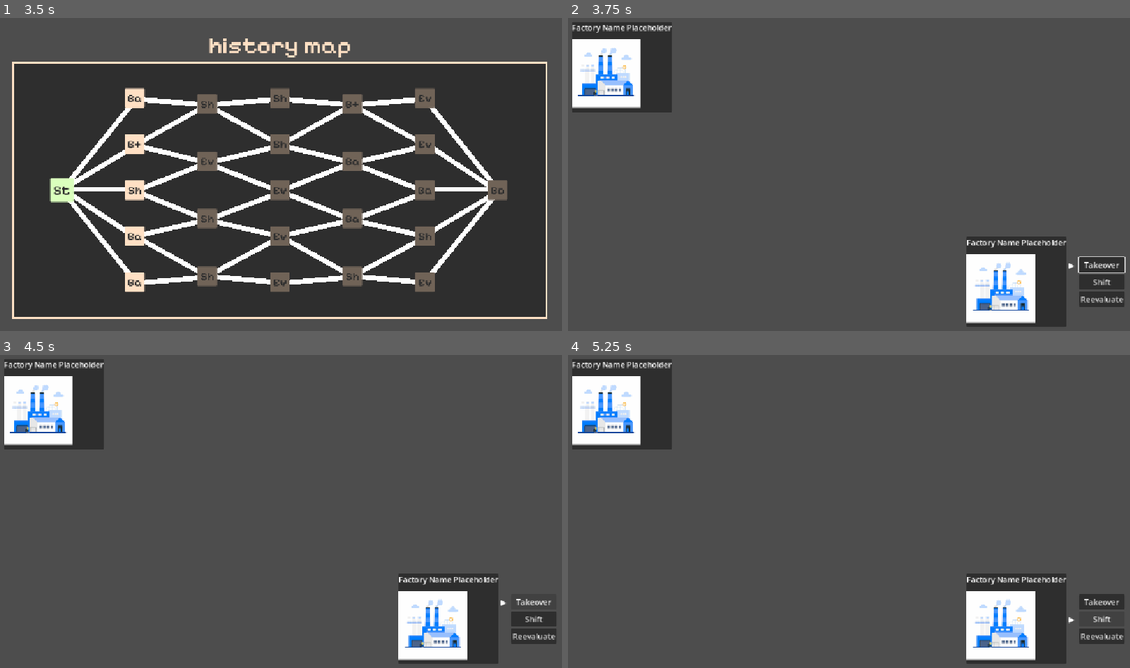
Above: before the commit, frames 1-4 (two rows, left to right).
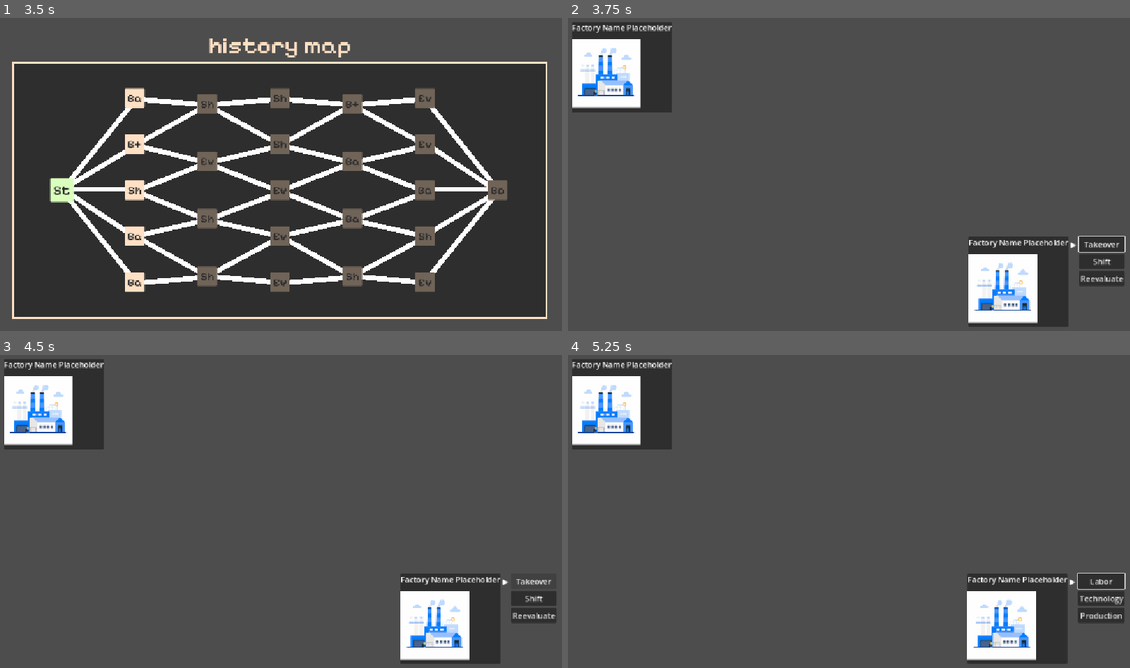
Above: after the commit, the same moments.

Repository: Joao1905/business-shift
Game: Godot game, scene res://systems/main/scenes/main.tscn
The game is run twice, just before and just after one commit, with the same random seed, the same clock (stepped at 60 frames per second) and the same inputs.
Inputs (mouse positions are in pixels of both pictures, inside the frame that each line leads up to):
- Up to frame 1 (3.5 s): click "New Game" at 0.5 s; click (281, 171) at 1.27 s; type "Alex" at 1.35 s; click "New Game" at 2 s; tap Enter at 2.75 s; move the mouse to (61, 190) at 2.77 s; click (61, 190) at 2.92 s
- Up to frame 2 (3.75 s): tap Space at 3.5 s; move the mouse to (702, 99) at 3.52 s; click (702, 99) at 3.67 s
- Up to frame 3 (4.5 s): click "Takeover" at 4.25 s
- Up to frame 4 (5.25 s): click "Shift" at 5 s

Frame 1 is identical in both runs. In frame 2, 2.2% of the frame differs, in the area x 70-100%, y 69-99%; in frame 3, 1.8%; in frame 4, 1.9%.

Commit message:
Makes menu recursive

Diff:
--- a/project.godot
+++ b/project.godot
@@ -33,6 +33,8 @@
 "res://systems/main/scripts/": "blue",
 "res://systems/map/assets/": "red",
 "res://systems/map/scripts/": "blue",
+"res://systems/title/assets/": "red",
+"res://systems/title/scripts/": "blue",
 "res://systems/ui/assets/": "red",
 "res://systems/ui/scripts/": "blue"
 }
--- a/systems/battle/scenes/battle.tscn
+++ b/systems/battle/scenes/battle.tscn
@@ -2,8 +2,8 @@
 
 [ext_resource type="Script" uid="uid://pmue2nibling" path="res://systems/battle/scripts/BattleController.gd" id="1_bi4tf"]
 [ext_resource type="PackedScene" uid="uid://b1xbbh8h3lie2" path="res://systems/battle/scenes/battle_renderer.tscn" id="1_jvcc5"]
-[ext_resource type="Script" uid="uid://effiiycc1nkb" path="res://systems/battle/scripts/PlayerBattleMenu.gd" id="3_t4afn"]
-[ext_resource type="PackedScene" uid="uid://cvlpfufuq1ovv" path="res://systems/battle/scenes/battle_menu_option.tscn" id="4_ge78g"]
+[ext_resource type="PackedScene" uid="uid://cp817ru7a0ay3" path="res://systems/ui/scenes/ui_menu.tscn" id="3_ge78g"]
+[ext_resource type="PackedScene" uid="uid://cvlpfufuq1ovv" path="res://systems/ui/scenes/ui_menu_option.tscn" id="4_ge78g"]
 
 [node name="Battle" type="Control" unique_id=151884238]
 layout_mode = 3
@@ -49,10 +49,8 @@
 [node name="PlayerRenderer" parent="Player Margin/Player Block" unique_id=1615866662 instance=ExtResource("1_jvcc5")]
 layout_mode = 2
 
-[node name="PlayerBattleMenu" type="VBoxContainer" parent="Player Margin/Player Block" unique_id=886400652]
+[node name="PlayerBattleMenu" parent="Player Margin/Player Block" unique_id=1051973593 instance=ExtResource("3_ge78g")]
 layout_mode = 2
-alignment = 1
-script = ExtResource("3_t4afn")
 
 [node name="TakeoverOption" parent="Player Margin/Player Block/PlayerBattleMenu" unique_id=1094989470 instance=ExtResource("4_ge78g")]
 layout_mode = 2
@@ -62,6 +60,18 @@
 layout_mode = 2
 text = "Shift"
 
+[node name="LaborOption" parent="Player Margin/Player Block/PlayerBattleMenu/ShiftOption" unique_id=959759254 instance=ExtResource("4_ge78g")]
+layout_mode = 2
+text = "Labor"
+
+[node name="TechnologyOption" parent="Player Margin/Player Block/PlayerBattleMenu/ShiftOption" unique_id=1671852715 instance=ExtResource("4_ge78g")]
+layout_mode = 2
+text = "Technology"
+
+[node name="ProductionOption" parent="Player Margin/Player Block/PlayerBattleMenu/ShiftOption" unique_id=1654066317 instance=ExtResource("4_ge78g")]
+layout_mode = 2
+text = "Production"
+
 [node name="ReevaluateOption" parent="Player Margin/Player Block/PlayerBattleMenu" unique_id=1668555479 instance=ExtResource("4_ge78g")]
 layout_mode = 2
 text = "Reevaluate"
--- a/systems/battle/scenes/battle_menu_option.tscn
+++ /dev/null
@@ -1,20 +0,0 @@
-[gd_scene format=3 uid="uid://cvlpfufuq1ovv"]
-
-[ext_resource type="Script" uid="uid://bgwytdawktrxr" path="res://systems/battle/scripts/BattleMenuOption.gd" id="1_cy4d8"]
-
-[node name="BattleMenuOption" type="HBoxContainer" unique_id=959759254]
-offset_right = 25.0
-offset_bottom = 23.0
-theme_override_constants/separation = 8
-alignment = 1
-script = ExtResource("1_cy4d8")
-
-[node name="Arrow" type="Label" parent="." unique_id=1103299027]
-unique_name_in_owner = true
-layout_mode = 2
-text = "▶"
-
-[node name="Button" type="Button" parent="." unique_id=704269331]
-unique_name_in_owner = true
-layout_mode = 2
-size_flags_horizontal = 3
--- a/systems/battle/scripts/BattleMenuOption.gd
+++ /dev/null
@@ -1,32 +0,0 @@
-@tool
-class_name BattleMenuOption
-extends HBoxContainer
-
-# Input text
-@export var text: String = "":
-	set(value):
-		text = value
-		if is_node_ready():
-			button.text = text
-
-# Retrieve element refs
-@onready var arrow : Label = %Arrow;
-@onready var button : Button = %Button;
-
-# Output signal/event
-signal menu_option_selected()
-
-# Called when the node enters the scene tree for the first time.
-func _ready() -> void:
-	# Button config
-	button.text = text
-	button.pressed.connect(func(): menu_option_selected.emit())
-
-	# Arrow handling
-	arrow.modulate.a = 0.0
-	button.focus_entered.connect(func(): arrow.modulate.a = 1.0)
-	button.focus_exited.connect(func(): arrow.modulate.a = 0.0)
-
-func set_focused() -> void:
-	button.grab_focus()
-	print(button.has_focus(), " / ", get_viewport().gui_get_focus_owner())
--- a/systems/battle/scripts/PlayerBattleMenu.gd
+++ /dev/null
@@ -1,10 +0,0 @@
-class_name PlayerBattleMenu
-extends VBoxContainer
-
-# Called when the node enters the scene tree for the first time.
-func _ready() -> void:
-	visibility_changed.connect(_on_visibility_changed)
-
-func _on_visibility_changed() -> void:
-	if is_visible_in_tree():
-		(get_child(0) as BattleMenuOption).set_focused()
--- a/systems/main/scenes/main.tscn
+++ b/systems/main/scenes/main.tscn
@@ -2,7 +2,7 @@
 
 [ext_resource type="Script" uid="uid://bsicj1xxdvanm" path="res://systems/main/scripts/MainController.gd" id="1_jacyw"]
 [ext_resource type="PackedScene" uid="uid://cw4jcgkjhruqn" path="res://systems/map/scenes/map.tscn" id="2_wn47p"]
-[ext_resource type="PackedScene" uid="uid://cdevqjipkdm2p" path="res://systems/ui/scenes/title_screen.tscn" id="3_bemvd"]
+[ext_resource type="PackedScene" uid="uid://cdevqjipkdm2p" path="res://systems/title/scenes/title_screen.tscn" id="3_bemvd"]
 [ext_resource type="PackedScene" uid="uid://bc7kk1udac1e8" path="res://systems/battle/scenes/battle.tscn" id="4_bemvd"]
 
 [node name="Main" type="Control" unique_id=617358997]
--- a/systems/main/scripts/model/Factory.gd
+++ b/systems/main/scripts/model/Factory.gd
@@ -3,7 +3,7 @@
 
 var factory_name: String = ""
 var factory_stats: FactoryStats = null
-var factory_model : FactoryStats.EStats
+var factory_model : FactoryStats.EStats = 0
 
 # Called when the node enters the scene tree for the first time.
 func _ready() -> void:
--- a/systems/map/scenes/blueprint.tscn
+++ b/systems/map/scenes/blueprint.tscn
@@ -1,6 +1,6 @@
 [gd_scene format=3 uid="uid://bs8oa5s8erx2s"]
 
-[ext_resource type="FontFile" uid="uid://u3qkggelnyq8" path="res://systems/ui/assets/fonts/PixelifySans-Medium.ttf" id="1_8gqw2"]
+[ext_resource type="FontFile" uid="uid://u3qkggelnyq8" path="res://systems/title/assets/fonts/PixelifySans-Medium.ttf" id="1_8gqw2"]
 [ext_resource type="StyleBox" uid="uid://ds3qvjktg1a17" path="res://systems/map/assets/themes/map_panel.tres" id="2_6u226"]
 
 [sub_resource type="StyleBoxEmpty" id="StyleBoxEmpty_y2f8h"]
--- a/systems/map/scenes/map.tscn
+++ b/systems/map/scenes/map.tscn
@@ -1,6 +1,6 @@
 [gd_scene format=3 uid="uid://cw4jcgkjhruqn"]
 
-[ext_resource type="FontFile" uid="uid://u3qkggelnyq8" path="res://systems/ui/assets/fonts/PixelifySans-Medium.ttf" id="1_aeeei"]
+[ext_resource type="FontFile" uid="uid://u3qkggelnyq8" path="res://systems/title/assets/fonts/PixelifySans-Medium.ttf" id="1_aeeei"]
 [ext_resource type="Script" uid="uid://bprlsopbfkqsg" path="res://systems/map/scripts/MapController.gd" id="1_cctlr"]
 [ext_resource type="StyleBox" uid="uid://ds3qvjktg1a17" path="res://systems/map/assets/themes/map_panel.tres" id="2_ervbc"]
 [ext_resource type="StyleBox" uid="uid://l4p4wtkqtc8g" path="res://systems/map/assets/themes/map_node_enabled_selectable.tres" id="3_5rv6d"]
--- a/systems/ui/assets/themes/ui_theme.tres
+++ b/systems/title/assets/themes/ui_theme.tres
@@ -1,8 +1,8 @@
 [gd_resource type="Theme" format=3 uid="uid://dykjuhwt7w5ir"]
 
-[ext_resource type="StyleBox" uid="uid://bmd53vlntpdyr" path="res://systems/ui/assets/themes/ui_dialog_panel.tres" id="1_1681a"]
-[ext_resource type="FontFile" uid="uid://dx0esoc38rutd" path="res://systems/ui/assets/fonts/PixelifySans-Bold.ttf" id="2_u8wne"]
-[ext_resource type="FontFile" uid="uid://u3qkggelnyq8" path="res://systems/ui/assets/fonts/PixelifySans-Medium.ttf" id="3_xnd5n"]
+[ext_resource type="StyleBox" uid="uid://bmd53vlntpdyr" path="res://systems/title/assets/themes/ui_dialog_panel.tres" id="1_1681a"]
+[ext_resource type="FontFile" uid="uid://dx0esoc38rutd" path="res://systems/title/assets/fonts/PixelifySans-Bold.ttf" id="2_u8wne"]
+[ext_resource type="FontFile" uid="uid://u3qkggelnyq8" path="res://systems/title/assets/fonts/PixelifySans-Medium.ttf" id="3_xnd5n"]
 
 [resource]
 default_font = ExtResource("3_xnd5n")
--- a/systems/ui/scenes/factory_dialog.tscn
+++ b/systems/title/scenes/factory_dialog.tscn
@@ -1,7 +1,7 @@
 [gd_scene format=3 uid="uid://bqw25cyxwiyag"]
 
-[ext_resource type="Theme" uid="uid://dykjuhwt7w5ir" path="res://systems/ui/assets/themes/ui_theme.tres" id="1_4wgja"]
-[ext_resource type="Script" uid="uid://b8773qy6n2gd4" path="res://systems/ui/scripts/FactoryDialog.gd" id="1_dlgd3"]
+[ext_resource type="Theme" uid="uid://dykjuhwt7w5ir" path="res://systems/title/assets/themes/ui_theme.tres" id="1_4wgja"]
+[ext_resource type="Script" uid="uid://b8773qy6n2gd4" path="res://systems/title/scripts/FactoryDialog.gd" id="1_dlgd3"]
 
 [node name="FactoryDialog" type="PanelContainer" unique_id=2056295604]
 offset_right = 169.0
--- a/systems/ui/scenes/title_screen.tscn
+++ b/systems/title/scenes/title_screen.tscn
@@ -1,8 +1,8 @@
 [gd_scene format=3 uid="uid://cdevqjipkdm2p"]
 
-[ext_resource type="Script" uid="uid://b02y3yd5kkv64" path="res://systems/ui/scripts/TitleScreen.gd" id="1_47r50"]
-[ext_resource type="Theme" uid="uid://dykjuhwt7w5ir" path="res://systems/ui/assets/themes/ui_theme.tres" id="1_rdefx"]
-[ext_resource type="PackedScene" uid="uid://bqw25cyxwiyag" path="res://systems/ui/scenes/factory_dialog.tscn" id="1_uf4yk"]
+[ext_resource type="Script" uid="uid://b02y3yd5kkv64" path="res://systems/title/scripts/TitleScreen.gd" id="1_47r50"]
+[ext_resource type="Theme" uid="uid://dykjuhwt7w5ir" path="res://systems/title/assets/themes/ui_theme.tres" id="1_rdefx"]
+[ext_resource type="PackedScene" uid="uid://bqw25cyxwiyag" path="res://systems/title/scenes/factory_dialog.tscn" id="1_uf4yk"]
 
 [node name="TitleScreen" type="Control" unique_id=1384893326]
 layout_mode = 3
--- /dev/null
+++ b/systems/ui/scenes/ui_menu.tscn
@@ -0,0 +1,6 @@
+[gd_scene format=3 uid="uid://cp817ru7a0ay3"]
+
+[ext_resource type="Script" uid="uid://5wwlgmp23cwg" path="res://systems/ui/scripts/UiMenu.gd" id="1_tlb5a"]
+
+[node name="UiMenu" type="VBoxContainer" unique_id=1051973593]
+script = ExtResource("1_tlb5a")
--- /dev/null
+++ b/systems/ui/scenes/ui_menu_option.tscn
@@ -0,0 +1,23 @@
+[gd_scene format=3 uid="uid://cvlpfufuq1ovv"]
+
+[ext_resource type="Script" uid="uid://bgwytdawktrxr" path="res://systems/ui/scripts/UiMenuOption.gd" id="1_6p5o5"]
+
+[node name="UiMenuOption" type="VBoxContainer" unique_id=1410523826]
+offset_right = 25.0
+offset_bottom = 23.0
+script = ExtResource("1_6p5o5")
+
+[node name="Components" type="HBoxContainer" parent="." unique_id=899418017]
+unique_name_in_owner = true
+layout_mode = 2
+
+[node name="Arrow" type="Label" parent="Components" unique_id=1103299027]
+unique_name_in_owner = true
+modulate = Color(1, 1, 1, 0)
+layout_mode = 2
+text = "▶"
+
+[node name="Button" type="Button" parent="Components" unique_id=704269331]
+unique_name_in_owner = true
+layout_mode = 2
+size_flags_horizontal = 3
--- /dev/null
+++ b/systems/ui/scripts/BaseUiMenu.gd
@@ -0,0 +1,20 @@
+class_name BaseUiMenu
+extends VBoxContainer
+
+# Called when the node enters the scene tree for the first time.
+func _ready() -> void:
+	pass # Replace with function body.
+
+
+# Called every frame. 'delta' is the elapsed time since the previous frame.
+func _process(delta: float) -> void:
+	pass
+
+func hide_siblings() -> void:
+	for child: CanvasItem in get_parent().find_children("*", "UiMenuOption", false):
+		child.visible = false
+	self.visible = true
+
+func show_immediate_options() -> void:
+	for child: CanvasItem in find_children("*", "UiMenuOption", false):
+		child.visible = true
--- /dev/null
+++ b/systems/ui/scripts/UiMenu.gd
@@ -0,0 +1,47 @@
+class_name UiMenu
+extends BaseUiMenu
+
+func _ready() -> void:
+	visibility_changed.connect(_on_visibility_changed)
+
+func _on_visibility_changed() -> void:
+	# (Initialize) Hide everything, recursively
+	for node in find_children("*", "BaseUiMenu", true, false):
+		node.visible = false
+
+	# Trigger submenu_selected to appropriately hide/show immediate options only, and adjust focus
+	submenu_selected(self)
+
+func submenu_selected(option: BaseUiMenu) -> void:
+	# Hide all children BaseUiMenu, recursively
+	# Show provided BaseUiMenu, hide self's "Components" if it exists, show all immediate BaseUiMenu (BaseUiMenu.show_children())
+	# ---
+	# Option B (Lazy): Assume we only need to fix the surroundings
+	# (X) ON INITIALIZE: Hide all BaseUiMenu, once.
+	# Hide option and its siblings
+	# Show option (but hide Components)
+	# Show option's children BaseUiMenu (immediate only)
+	# Focus first element normally
+
+	# Hide option's siblings, if any
+	option.hide_siblings()
+
+	# Hide components (if exists)
+	if (option is UiMenuOption):
+		(option as UiMenuOption).hide_components();
+
+	# Show immediate UiMenuOption
+	option.show_immediate_options()
+
+	# and finally, focus on the first element
+	_focus_first_element(option)
+
+func _focus_first_element(node: Node) -> void:
+	# Return if not visible
+	if not node.is_visible_in_tree():
+		return
+
+	# Find first child UiMenuOption and set it focused
+	var options := node.find_children("*", "UiMenuOption", false, false)
+	if not options.is_empty():
+		(options[0] as UiMenuOption).set_focused()
--- /dev/null
+++ b/systems/ui/scripts/UiMenuOption.gd
@@ -0,0 +1,59 @@
+@tool
+class_name UiMenuOption
+extends BaseUiMenu
+
+# Input text
+@export var text: String = "":
+	set(value):
+		text = value
+		if is_node_ready():
+			button.text = text
+
+# Retrieve element refs
+@onready var arrow : Label = %Arrow;
+@onready var button : Button = %Button;
+
+# Output signal/event
+signal menu_option_selected()
+
+# Called when the node enters the scene tree for the first time.
+func _ready() -> void:
+	# Button config
+	button.text = text
+	button.pressed.connect(_select_button_option)
+
+	# Arrow handling
+	arrow.modulate.a = 0.0
+	button.focus_entered.connect(func(): arrow.modulate.a = 1.0)
+	button.focus_exited.connect(func(): arrow.modulate.a = 0.0)
+
+func set_focused() -> void:
+	button.grab_focus()
+	print(button.has_focus(), " / ", get_viewport().gui_get_focus_owner())
+
+func _select_button_option() -> void:
+	# In case it has no sub options
+	if (not _has_submenu()):
+		menu_option_selected.emit()
+		return
+
+	# Notify of selection, refresh display options
+	var menu = _find_parent_menu();
+	menu.submenu_selected(self);
+
+func _has_submenu() -> bool:
+	for child in get_children():
+		if child is UiMenuOption:
+			return true
+	return false
+
+func _find_parent_menu() -> UiMenu:
+	var current = get_parent()
+	while (current != null):
+		if current is UiMenu:
+			return current
+		current = current.get_parent()
+	return null
+
+func hide_components() -> void:
+	%Components.visible = false
Not shown, removed: systems/battle/scripts/PlayerBattleMenu.gd.uid
Renamed: systems/map/assets/fonts/PixelifySans-Bold.ttf -> systems/title/assets/fonts/PixelifySans-Bold.ttf
Not shown, changed: systems/title/assets/fonts/PixelifySans-Bold.ttf.import
Renamed: systems/map/assets/fonts/PixelifySans-Medium.ttf -> systems/title/assets/fonts/PixelifySans-Medium.ttf
Not shown, changed: systems/title/assets/fonts/PixelifySans-Medium.ttf.import
Renamed: systems/ui/assets/themes/ui_dialog_panel.tres -> systems/title/assets/themes/ui_dialog_panel.tres
Renamed: systems/ui/scripts/FactoryDialog.gd -> systems/title/scripts/FactoryDialog.gd
Renamed: systems/ui/scripts/FactoryDialog.gd.uid -> systems/title/scripts/FactoryDialog.gd.uid
Renamed: systems/ui/scripts/TitleScreen.gd -> systems/title/scripts/TitleScreen.gd
Renamed: systems/ui/scripts/TitleScreen.gd.uid -> systems/title/scripts/TitleScreen.gd.uid
Not shown, added: systems/ui/scripts/BaseUiMenu.gd.uid
Not shown, added: systems/ui/scripts/UiMenu.gd.uid
(and 1 more such lines)
